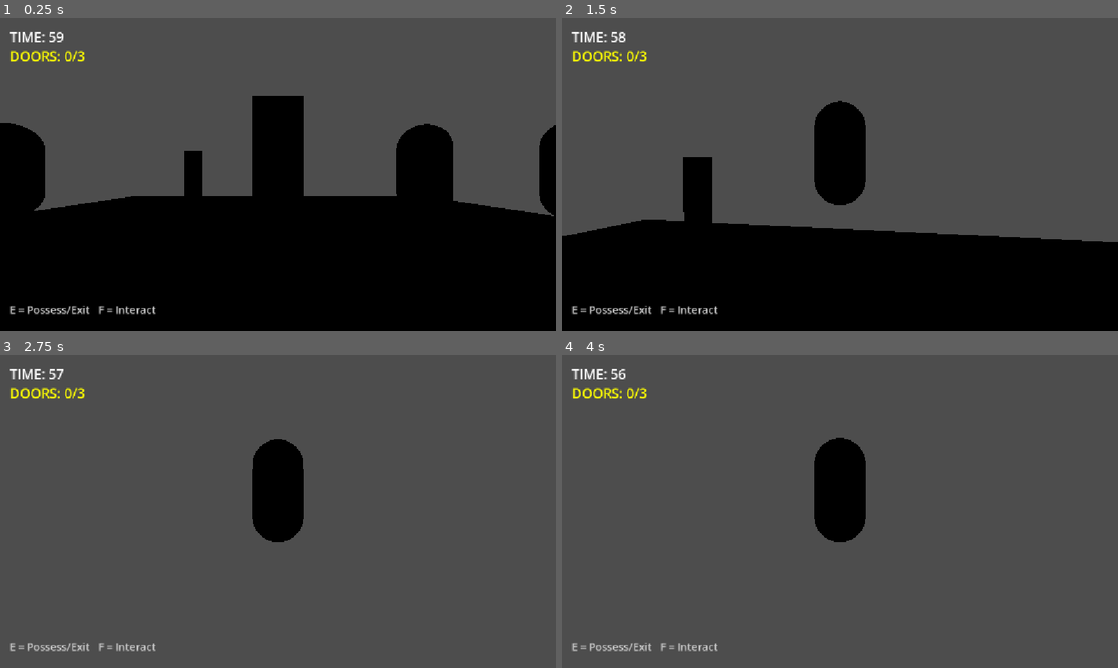
Above: before the commit, frames 1-4 (two rows, left to right).
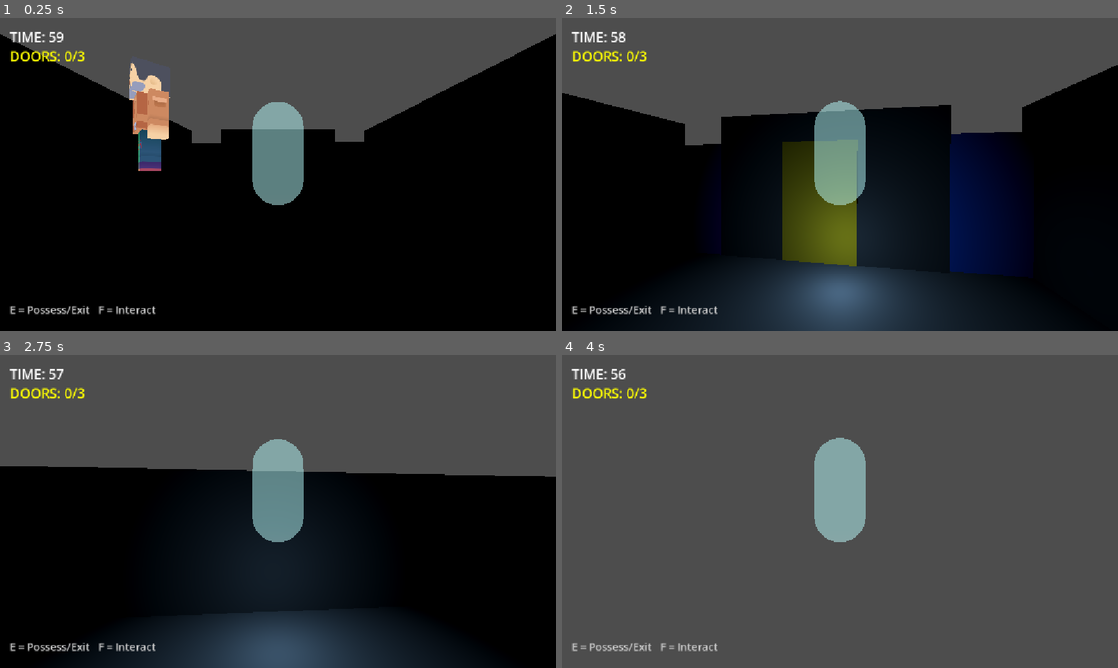
Above: after the commit, the same moments.

Repository: GhostShiftDev/ghost-shift
Game: Godot game, scene res://main.tscn
Two runs of this game, one before a commit and one after it. Both use one fixed random seed, a clock stepped at 60 frames per second and the inputs below.
Inputs (mouse positions are in pixels of both pictures, inside the frame that each line leads up to):
- Up to frame 1 (0.25 s): no input
- Up to frame 2 (1.5 s): tap Enter (ui_accept) at 0.5, 0.77 s; move the mouse to (867, 174) at 0.52 s; hold W (move_forward) from 0.53 s (still down); tap F at 0.6, 1.35 s; move the mouse to (812, 174) at 1.27 s
- Up to frame 3 (2.75 s): keep holding W (move_forward); tap Enter (ui_accept) at 1.52 s; move the mouse to (289, 505) at 2.02 s; tap E at 2.1 s; tap F at 2.3 s
- Up to frame 4 (4 s): keep holding W (move_forward); move the mouse to (834, 517) at 2.77 s; tap F at 2.85, 3.6 s; tap Enter (ui_accept) at 3.02, 3.77 s; move the mouse to (878, 514) at 3.52 s

The runs differ from the first frame. In frame 1, 29% of the frame differs, in the area x 0-100%, y 5-64%; in frame 2, 53%; in frame 3, 63%, in the area x 0-100%, y 26-100%; in frame 4, 2.7%.

Commit message:
progress save before bug fixes

Diff:
--- a/ghost-shift/door.gd
+++ b/ghost-shift/door.gd
@@ -2,65 +2,70 @@
 
 @export var required_role: String = "guard"
 var is_open = false
-var is_playing_feedback = false
+var is_animating = false
 
 @onready var mesh = $MeshInstance3D
 @onready var wrong_label = $WrongLabel
 
 func _ready():
-	# Make sure wrong label starts hidden
 	wrong_label.visible = false
+	wrong_label.no_depth_test = true
+	_apply_door_color()
+
+func _apply_door_color():
+	var mat = StandardMaterial3D.new()
+	match required_role:
+		"guard":     mat.albedo_color = Color(0.2, 0.4, 1.0)
+		"janitor":   mat.albedo_color = Color(1.0, 0.8, 0.1)
+		"executive": mat.albedo_color = Color(0.5, 0.1, 0.8)
+	mesh.set_surface_override_material(0, mat)
 
 func try_open(role: String):
-	if is_open:
+	if is_open or is_animating:
 		return
-	if is_playing_feedback:
-		return
-
 	if role == required_role:
 		_open_door()
 	else:
-		_wrong_role_feedback()
+		_wrong_feedback()
 
 func _open_door():
 	is_open = true
-	# Flash green briefly then slide door up
+	is_animating = true
 	var mat = StandardMaterial3D.new()
 	mat.albedo_color = Color(0.0, 1.0, 0.3)
 	mesh.set_surface_override_material(0, mat)
-
 	var tween = create_tween()
-	tween.tween_property(self, "position:y", position.y + 4.0, 0.6)
-
-	# Tell the HUD
+	tween.tween_property(self, "position:y", position.y + 4.0, 0.5)
+	tween.tween_callback(func(): is_animating = false)
 	var hud = get_tree().get_first_node_in_group("hud")
 	if hud:
 		hud.door_opened()
 
-func _wrong_role_feedback():
-	is_playing_feedback = true
-
+func _wrong_feedback():
+	is_animating = true
+	var start_x = position.x
 	# Flash red
-	var original_mat = StandardMaterial3D.new()
-	original_mat.albedo_color = Color(0.8, 0.8, 0.8)
-
 	var red_mat = StandardMaterial3D.new()
 	red_mat.albedo_color = Color(1.0, 0.0, 0.0)
+	mesh.set_surface_override_material(0, red_mat)
+	# Show floating label above the door
+	wrong_label.visible = true
+	# Shake
+	var tween = create_tween()
+	tween.tween_property(self, "position:x", start_x + 0.15, 0.05)
+	tween.tween_property(self, "position:x", start_x - 0.15, 0.05)
+	tween.tween_property(self, "position:x", start_x + 0.10, 0.05)
+	tween.tween_property(self, "position:x", start_x, 0.05)
+	tween.tween_callback(func():
+		_apply_door_color()
+		wrong_label.visible = false
+		is_animating = false
+	)
 
-	mesh.set_surface_override_material(0, red_mat)
+func _on_interact_zone_body_entered(body):
+	if body.has_method("set_nearby_door"):
+		body.set_nearby_door(self)
 
-	# Show "WRONG ROLE!" label above door
-	wrong_label.visible = true
-
-	# Shake door left/right for comedic effect
-	var shake_tween = create_tween()
-	shake_tween.tween_property(self, "position:x", position.x + 0.15, 0.05)
-	shake_tween.tween_property(self, "position:x", position.x - 0.15, 0.05)
-	shake_tween.tween_property(self, "position:x", position.x + 0.15, 0.05)
-	shake_tween.tween_property(self, "position:x", position.x, 0.05)
-
-	# Reset after 0.8 seconds
-	await get_tree().create_timer(0.8).timeout
-	mesh.set_surface_override_material(0, original_mat)
-	wrong_label.visible = false
-	is_playing_feedback = false
+func _on_interact_zone_body_exited(body):
+	if body.has_method("set_nearby_door"):
+		body.set_nearby_door(null)
--- a/ghost-shift/door.tscn
+++ b/ghost-shift/door.tscn
@@ -16,17 +16,18 @@
 shape = SubResource("BoxShape3D_1vivr")
 
 [node name="MeshInstance3D" type="MeshInstance3D" parent="." unique_id=485830766]
-transform = Transform3D(1, 0, 0, 0, 3, 0, 0, 0, 0.2, 0, 0, 0)
+transform = Transform3D(2, 0, 0, 0, 3.5, 0, 0, 0, 0.3, 0, 0, 0)
 mesh = SubResource("BoxMesh_1vivr")
 
 [node name="InteractZone" type="Area3D" parent="." unique_id=239238589]
+transform = Transform3D(2, 0, 0, 0, 2, 0, 0, 0, 2, 0, 0, 0)
 
 [node name="CollisionShape3D" type="CollisionShape3D" parent="InteractZone" unique_id=1376499533]
-transform = Transform3D(2, 0, 0, 0, 3, 0, 0, 0, 2, 0, 0, 0)
+transform = Transform3D(2, 0, 0, 0, 3.5, 0, 0, 0, 0.3, 0, 0, 0)
 shape = SubResource("BoxShape3D_8vrlf")
 
 [node name="WrongLabel" type="Label3D" parent="." unique_id=1204371103]
-transform = Transform3D(1, 0, 0, 0, 1, 0, 0, 0, 1, 0, 2, 0)
+transform = Transform3D(1, 0, 0, 0, 1, 0, 0, 0, 1, 0, 4, 0)
 visible = false
 billboard = 1
 modulate = Color(0.99971837, 0.1257016, 0.08741238, 1)
--- a/ghost-shift/game_manager.gd
+++ b/ghost-shift/game_manager.gd
@@ -1,27 +1,25 @@
 extends Node
 
-# All available roles — one per door you have in the level
 var all_roles = ["guard", "janitor", "executive"]
 
 func _ready():
-	# Wait one frame so all NPCs are fully initialized
+	# Wait 2 frames — instanced scenes need extra time to call their own _ready
+	await get_tree().process_frame
 	await get_tree().process_frame
 	_assign_random_roles()
 
 func _assign_random_roles():
-	# Get every NPC in the scene
 	var npcs = get_tree().get_nodes_in_group("npc")
+	print("GameManager found ", npcs.size(), " NPCs")
 
 	if npcs.size() == 0:
-		print("GameManager: no NPCs found — did you add them to the 'npc' group?")
+		print("ERROR: No NPCs found in group 'npc' — check npc.gd has add_to_group('npc') in _ready()")
 		return
 
-	# Shuffle roles so they are different every round
 	var roles = all_roles.duplicate()
 	roles.shuffle()
 
-	# Assign one role per NPC — cycle through roles if more NPCs than roles
 	for i in range(npcs.size()):
-		var role = roles[i % roles.size()]
-		npcs[i].set_role(role)
-		print("GameManager: assigned '", role, "' to ", npcs[i].name)
+		var assigned = roles[i % roles.size()]
+		npcs[i].set_role(assigned)
+		print("Assigned role '", assigned, "' to ", npcs[i].name)
--- a/ghost-shift/main.tscn
+++ b/ghost-shift/main.tscn
@@ -12,21 +12,55 @@
 
 [sub_resource type="CapsuleShape3D" id="CapsuleShape3D_1vivr"]
 
+[sub_resource type="StandardMaterial3D" id="StandardMaterial3D_lquwl"]
+transparency = 1
+albedo_color = Color(0.6651851, 0.85430586, 1, 0.5)
+emission_enabled = true
+emission = Color(0.48452926, 0.735357, 1, 1)
+emission_energy_multiplier = 1.5
+
 [sub_resource type="CapsuleMesh" id="CapsuleMesh_1vivr"]
 
 [sub_resource type="SphereShape3D" id="SphereShape3D_8vrlf"]
 radius = 3.0
+
+[sub_resource type="StandardMaterial3D" id="StandardMaterial3D_1vivr"]
+albedo_color = Color(0.28485027, 0.28485027, 0.28485027, 1)
+
+[sub_resource type="StandardMaterial3D" id="StandardMaterial3D_8vrlf"]
+albedo_color = Color(0.28485027, 0.28485027, 0.28485027, 1)
+
+[sub_resource type="StandardMaterial3D" id="StandardMaterial3D_v5gy4"]
+albedo_color = Color(0.28485027, 0.28485027, 0.28485027, 1)
+
+[sub_resource type="StandardMaterial3D" id="StandardMaterial3D_qbdty"]
+albedo_color = Color(0.28485027, 0.28485027, 0.28485027, 1)
+
+[sub_resource type="StandardMaterial3D" id="StandardMaterial3D_auskg"]
+albedo_color = Color(0.28485027, 0.28485027, 0.28485027, 1)
+
+[sub_resource type="StandardMaterial3D" id="StandardMaterial3D_d2pp6"]
+albedo_color = Color(0.28485027, 0.28485027, 0.28485027, 1)
+
+[sub_resource type="StandardMaterial3D" id="StandardMaterial3D_u7cuq"]
+albedo_color = Color(0.28485027, 0.28485027, 0.28485027, 1)
+
+[sub_resource type="StandardMaterial3D" id="StandardMaterial3D_o5tgd"]
+albedo_color = Color(0.28485027, 0.28485027, 0.28485027, 1)
+
+[sub_resource type="StandardMaterial3D" id="StandardMaterial3D_0sxyj"]
+albedo_color = Color(0.28485027, 0.28485027, 0.28485027, 1)
 
 [node name="Main" type="Node3D" unique_id=1595106567]
 
 [node name="Ground" type="StaticBody3D" parent="." unique_id=1357487938]
 
 [node name="CollisionShape3D" type="CollisionShape3D" parent="Ground" unique_id=1089324274]
-transform = Transform3D(20, 0, 0, 0, 0.2, 0, 0, 0, 20, 0, 0, 0)
+transform = Transform3D(30, 0, 0, 0, 0.2, 0, 0, 0, 30, 0, 0, 0)
 shape = SubResource("BoxShape3D_1vivr")
 
 [node name="MeshInstance3D" type="MeshInstance3D" parent="Ground" unique_id=1662918362]
-transform = Transform3D(20, 0, 0, 0, 0.2, 0, 0, 0, 20, 0, 0, 0)
+transform = Transform3D(30, 0, 0, 0, 0.2, 0, 0, 0, 30, 0, 0, 0)
 mesh = SubResource("BoxMesh_8vrlf")
 
 [node name="Ghost" type="CharacterBody3D" parent="." unique_id=2085547428]
@@ -38,7 +72,8 @@
 
 [node name="MeshInstance3D" type="MeshInstance3D" parent="Ghost" unique_id=1713204071]
 transform = Transform3D(1, 0, 0, 0, 1, 0, 0, 0, 1, 0, 2, 0)
-transparency = 0.5
+material_override = SubResource("StandardMaterial3D_lquwl")
+transparency = 0.6
 mesh = SubResource("CapsuleMesh_1vivr")
 
 [node name="CameraPivot" type="Node3D" parent="Ghost" unique_id=548949886]
@@ -52,24 +87,28 @@
 [node name="CollisionShape3D" type="CollisionShape3D" parent="Ghost/DetectionZone" unique_id=1491088401]
 shape = SubResource("SphereShape3D_8vrlf")
 
+[node name="OmniLight3D" type="OmniLight3D" parent="Ghost" unique_id=1488629115]
+light_color = Color(0.58383155, 0.7977378, 1, 1)
+light_energy = 0.5
+
 [node name="NPC" parent="." unique_id=239882 groups=["npc"] instance=ExtResource("2_0xm2m")]
-transform = Transform3D(1, 0, 0, 0, 1, 0, 0, 0, 1, 3, 2, 0)
+transform = Transform3D(1, 0, 0, 0, 1, 0, 0, 0, 1, 8.967794, 2, 0)
 
 [node name="NPC2" parent="." unique_id=220140542 groups=["npc"] instance=ExtResource("2_0xm2m")]
-transform = Transform3D(1, 0, 0, 0, 1, 0, 0, 0, 1, 6, 2, 0)
+transform = Transform3D(1, 0, 0, 0, 1, 0, 0, 0, 1, -10.421371, 2, 0)
 
 [node name="NPC3" parent="." unique_id=1775672518 groups=["npc"] instance=ExtResource("2_0xm2m")]
-transform = Transform3D(1, 0, 0, 0, 1, 0, 0, 0, 1, -6, 2, 0)
+transform = Transform3D(1, 0, 0, 0, 1, 0, 0, 0, 1, -3.0574474, 2, 0)
 
 [node name="Door" parent="." unique_id=246265030 instance=ExtResource("3_1bvp3")]
-transform = Transform3D(1, 0, 0, 0, 1, 0, 0, 0, 1, 0, 1.6, 0)
+transform = Transform3D(1, 0, 0, 0, 1, 0, 0, 0, 1, 3.8707242, 1.6, -6.9909363)
 
 [node name="Door2" parent="." unique_id=1849659637 instance=ExtResource("3_1bvp3")]
-transform = Transform3D(1, 0, 0, 0, 1, 0, 0, 0, 1, 3, 1.5, 5)
+transform = Transform3D(1, 0, 0, 0, 1, 0, 0, 0, 1, -0.14880693, 1.5, -6.8891454)
 required_role = "janitor"
 
 [node name="Door3" parent="." unique_id=1704223159 instance=ExtResource("3_1bvp3")]
-transform = Transform3D(1, 0, 0, 0, 1, 0, 0, 0, 1, -5, 1.5, -8)
+transform = Transform3D(1, 0, 0, 0, 1, 0, 0, 0, 1, -3.8408349, 1.5, -6.9382586)
 required_role = "executive"
 
 [node name="HUD" parent="." unique_id=1392846226 instance=ExtResource("4_lquwl")]
@@ -77,5 +116,43 @@
 [node name="GameManager" type="Node3D" parent="." unique_id=245734023]
 script = ExtResource("5_lquwl")
 
+[node name="Level" type="Node3D" parent="." unique_id=2050722694]
+
+[node name="WallNorth" type="CSGBox3D" parent="Level" unique_id=1371448052]
+transform = Transform3D(30, 0, 0, 0, 4, 0, 0, 0, 0.5, 0, 2, -15)
+material = SubResource("StandardMaterial3D_1vivr")
+
+[node name="WallSouth" type="CSGBox3D" parent="Level" unique_id=1345668768]
+transform = Transform3D(30, 0, 0, 0, 4, 0, 0, 0, 0.5, 0, 2, 15)
+material = SubResource("StandardMaterial3D_8vrlf")
+
+[node name="WallWest" type="CSGBox3D" parent="Level" unique_id=1510224847]
+transform = Transform3D(0.5, 0, 0, 0, 4, 0, 0, 0, 30, -15, 2, 0)
+material = SubResource("StandardMaterial3D_v5gy4")
+
+[node name="WallEast" type="CSGBox3D" parent="Level" unique_id=206800527]
+transform = Transform3D(0.5, 0, 0, 0, 4, 0, 0, 0, 30, 15, 2, 0)
+material = SubResource("StandardMaterial3D_qbdty")
+
+[node name="DividerLeft" type="CSGBox3D" parent="Level" unique_id=1081808441]
+transform = Transform3D(0.5, 0, 0, 0, 4, 0, 0, 0, 20, -5, 2, 2.723093)
+material = SubResource("StandardMaterial3D_auskg")
+
+[node name="DividerRight" type="CSGBox3D" parent="Level" unique_id=566550895]
+transform = Transform3D(0.5, 0, 0, 0, 4, 0, 0, 0, 20, 5, 2, 2.7649515)
+material = SubResource("StandardMaterial3D_d2pp6")
+
+[node name="RoomWallLeft" type="CSGBox3D" parent="Level" unique_id=933483590]
+transform = Transform3D(10, 0, 0, 0, 4, 0, 0, 0, 0.5, -10, 2, -7)
+material = SubResource("StandardMaterial3D_u7cuq")
+
+[node name="RoomWallRight" type="CSGBox3D" parent="Level" unique_id=1340746823]
+transform = Transform3D(10, 0, 0, 0, 4, 0, 0, 0, 0.5, 10, 2, -7)
+material = SubResource("StandardMaterial3D_o5tgd")
+
+[node name="RoomWallCenter" type="CSGBox3D" parent="Level" unique_id=815322222]
+transform = Transform3D(6, 0, 0, 0, 4, 0, 0, 0, 0.5, 0, 2, -7)
+material = SubResource("StandardMaterial3D_0sxyj")
+
 [connection signal="body_entered" from="Ghost/DetectionZone" to="Ghost" method="_on_detection_zone_body_entered"]
 [connection signal="body_exited" from="Ghost/DetectionZone" to="Ghost" method="_on_detection_zone_body_exited"]
--- a/ghost-shift/npc.gd
+++ b/ghost-shift/npc.gd
@@ -5,7 +5,8 @@
 const MOUSE_SENSITIVITY = 0.003
 const PATROL_SPEED = 1.8
 const PATROL_WAIT_TIME = 2.0
-const PATROL_RANGE = 6.0
+const PATROL_RANGE = 5.0
+const RAGDOLL_RESET_TIME = 3.0
 
 var gravity = ProjectSettings.get_setting("physics/3d/default_gravity")
 
@@ -15,50 +16,84 @@
 var ragdoll_velocity = Vector3.ZERO
 var ragdoll_timer = 0.0
 
-# Role — set by GameManager at start
-var role: String = "guard"
-
-# Patrol state
+@export var role: String = "guard"
+
 var patrol_target: Vector3 = Vector3.ZERO
 var patrol_wait_timer: float = 0.0
 var is_waiting: bool = false
 var patrol_origin: Vector3 = Vector3.ZERO
-
-# Nearby door for interaction
 var nearby_door = null
+var character_mesh: MeshInstance3D = null
 
 @onready var camera_pivot = $CameraPivot
 @onready var camera = $CameraPivot/Camera3D
-@onready var mesh = $MeshInstance3D
 @onready var role_label = $RoleLabel
 
 func _ready():
 	camera.current = false
 	role_label.visible = false
-	# Remember where we started for patrol range
+	add_to_group("npc")
 	patrol_origin = global_position
-	# Pick first patrol target immediately
 	_pick_new_patrol_target()
+	await get_tree().process_frame
+	character_mesh = _find_mesh(self)
+	_apply_role_visuals()
+
+func _find_mesh(node: Node) -> MeshInstance3D:
+	for child in node.get_children():
+		if child is MeshInstance3D:
+			return child
+		var found = _find_mesh(child)
+		if found:
+			return found
+	return null
 
 func set_role(new_role: String):
 	role = new_role
+	await get_tree().process_frame
+	character_mesh = _find_mesh(self)
+	_apply_role_visuals()
+
+func _apply_role_visuals():
 	role_label.text = role.to_upper()
-	# Color-code the NPC mesh by role so they look different
-	var mat = StandardMaterial3D.new()
+	# Role color for label
+	var role_color: Color
 	match role:
 		"guard":
-			mat.albedo_color = Color(0.2, 0.4, 1.0)    # Blue
+			role_color = Color(0.3, 0.5, 1.0)
 		"janitor":
-			mat.albedo_color = Color(1.0, 0.8, 0.1)    # Yellow
+			role_color = Color(1.0, 0.85, 0.1)
 		"executive":
-			mat.albedo_color = Color(0.5, 0.1, 0.8)    # Purple
-	mesh.set_surface_override_material(0, mat)
+			role_color = Color(0.7, 0.2, 1.0)
+		_:
+			role_color = Color(1.0, 1.0, 1.0)
+	role_label.modulate = role_color
+	# Apply a subtle color tint to the mesh while keeping Kenney texture
+	if character_mesh:
+		var mat = character_mesh.get_active_material(0)
+		if mat == null:
+			mat = StandardMaterial3D.new()
+		else:
+			# Duplicate so we don't modify the shared resource
+			mat = mat.duplicate()
+		if mat is StandardMaterial3D:
+			# Subtle tint — not full color override, keeps the texture visible
+			mat.albedo_color = Color(
+				role_color.r * 0.6 + 0.4,
+				role_color.g * 0.6 + 0.4,
+				role_color.b * 0.6 + 0.4,
+				1.0
+			)
+		character_mesh.set_surface_override_material(0, mat)
 
 func _pick_new_patrol_target():
-	# Random point within PATROL_RANGE of starting position
 	var rand_x = randf_range(-PATROL_RANGE, PATROL_RANGE)
 	var rand_z = randf_range(-PATROL_RANGE, PATROL_RANGE)
-	patrol_target = patrol_origin + Vector3(rand_x, 0, rand_z)
+	patrol_target = Vector3(
+		clamp(patrol_origin.x + rand_x, -8.0, 8.0),
+		patrol_origin.y,
+		clamp(patrol_origin.z + rand_z, -8.0, 8.0)
+	)
 	is_waiting = false
 
 func possess(ghost):
@@ -67,8 +102,9 @@
 	ragdoll_timer = 0.0
 	controlling_ghost = ghost
 	camera.current = true
-	mesh.rotation.z = 0.0
-	mesh.rotation.x = 0.0
+	if character_mesh:
+		character_mesh.rotation.z = 0.0
+		character_mesh.rotation.x = 0.0
 	role_label.visible = true
 	Input.set_mouse_mode(Input.MOUSE_MODE_CAPTURED)
 
@@ -85,8 +121,18 @@
 	var rand_x = randf_range(-6.0, 6.0)
 	var rand_z = randf_range(-6.0, 6.0)
 	ragdoll_velocity = Vector3(rand_x, 3.0, rand_z)
-	var tween = create_tween()
-	tween.tween_property(mesh, "rotation:z", deg_to_rad(90), 0.3)
+	if character_mesh:
+		var tween = create_tween()
+		tween.tween_property(character_mesh, "rotation:z", deg_to_rad(90), 0.3)
+
+func _stand_back_up():
+	is_ragdoll = false
+	ragdoll_velocity = Vector3.ZERO
+	if character_mesh:
+		var tween = create_tween()
+		tween.tween_property(character_mesh, "rotation:z", 0.0, 0.3)
+		tween.tween_property(character_mesh, "rotation:x", 0.0, 0.3)
+	_pick_new_patrol_target()
 
 func _unhandled_input(event):
 	if not is_possessed:
@@ -114,27 +160,23 @@
 			ragdoll_velocity.y = 0.0
 			ragdoll_velocity.x = move_toward(ragdoll_velocity.x, 0.0, 2.5 * delta)
 			ragdoll_velocity.z = move_toward(ragdoll_velocity.z, 0.0, 2.5 * delta)
-			if ragdoll_timer < 0.1:
-				var tween = create_tween()
-				tween.tween_property(mesh, "rotation:z", deg_to_rad(90), 0.2)
 		velocity = ragdoll_velocity
 		move_and_slide()
+		if ragdoll_timer >= RAGDOLL_RESET_TIME:
+			_stand_back_up()
 		return
 
 	if is_possessed:
 		_possessed_movement(delta)
 		return
 
-	# --- PATROL (not possessed, not ragdolling) ---
 	_patrol_movement(delta)
 
 func _patrol_movement(delta):
-	# Apply gravity
 	if not is_on_floor():
 		velocity.y -= gravity * delta
 	else:
 		velocity.y = 0.0
-
 	if is_waiting:
 		patrol_wait_timer -= delta
 		velocity.x = move_toward(velocity.x, 0.0, PATROL_SPEED)
@@ -145,42 +187,32 @@
 		var target_flat = Vector3(patrol_target.x, global_position.y, patrol_target.z)
 		var dir = (target_flat - global_position)
 		var dist = dir.length()
-
 		if dist < 0.5:
-			# Reached target — wait before picking next
 			is_waiting = true
 			patrol_wait_timer = PATROL_WAIT_TIME
 		else:
 			dir = dir.normalized()
 			velocity.x = dir.x * PATROL_SPEED
 			velocity.z = dir.z * PATROL_SPEED
-			# Face direction of movement smoothly
-			var look_target = global_position + Vector3(dir.x, 0, dir.z)
+			var look_target = global_position + Vector3(dir.x, 0.0, dir.z)
 			look_at(look_target, Vector3.UP)
-
 	move_and_slide()
 
 func _possessed_movement(delta):
 	if not is_on_floor():
 		velocity.y -= gravity * delta
-
 	if Input.is_action_just_pressed("ui_accept") and is_on_floor():
 		velocity.y = JUMP_VELOCITY
-
 	var input_dir = Input.get_vector(
 		"move_left", "move_right", "move_forward", "move_back"
 	)
-	var direction = (
-		transform.basis * Vector3(input_dir.x, 0, input_dir.y)
-	).normalized()
-
+	var direction = (transform.basis * Vector3(input_dir.x, 0, input_dir.y)).normalized()
 	if direction:
 		velocity.x = direction.x * SPEED
 		velocity.z = direction.z * SPEED
 	else:
 		velocity.x = move_toward(velocity.x, 0, SPEED)
 		velocity.z = move_toward(velocity.z, 0, SPEED)
-
 	move_and_slide()
 
 func set_nearby_door(door):
--- a/ghost-shift/npc.tscn
+++ b/ghost-shift/npc.tscn
@@ -1,14 +1,9 @@
 [gd_scene format=3 uid="uid://dsogayerus54n"]
 
 [ext_resource type="Script" uid="uid://df4j61gbwyf62" path="res://npc.gd" id="1_ideak"]
+[ext_resource type="PackedScene" uid="uid://drnbnb2hlebyw" path="res://models/character-a.glb" id="2_xxcha"]
 
 [sub_resource type="SphereShape3D" id="SphereShape3D_0xm2m"]
-
-[sub_resource type="StandardMaterial3D" id="StandardMaterial3D_8vrlf"]
-albedo_color = Color(0.9779597, 0.23721546, 0, 1)
-
-[sub_resource type="CapsuleMesh" id="CapsuleMesh_1vivr"]
-material = SubResource("StandardMaterial3D_8vrlf")
 
 [sub_resource type="SphereShape3D" id="SphereShape3D_1vivr"]
 radius = 1.5
@@ -19,14 +14,11 @@
 [node name="CollisionShape3D" type="CollisionShape3D" parent="." unique_id=482949689]
 shape = SubResource("SphereShape3D_0xm2m")
 
-[node name="MeshInstance3D" type="MeshInstance3D" parent="." unique_id=1124801591]
-mesh = SubResource("CapsuleMesh_1vivr")
-
 [node name="CameraPivot" type="Node3D" parent="." unique_id=123042010]
 transform = Transform3D(1, 0, 0, 0, 1, 0, 0, 0, 1, 0, 1.6, 0)
 
 [node name="Camera3D" type="Camera3D" parent="CameraPivot" unique_id=1632328476]
-transform = Transform3D(1, 0, 0, 0, 1, 0, 0, 0, 1, 0, 0, 4)
+transform = Transform3D(1, 0, 0, 0, 1, 0, 0, 0, 1, 0, 0, -4)
 
 [node name="PossessZone" type="Area3D" parent="." unique_id=786924571]
 
@@ -39,5 +31,8 @@
 text = "GUARD"
 font_size = 64
 
+[node name="character-a2" parent="." unique_id=111784413 instance=ExtResource("2_xxcha")]
+transform = Transform3D(0.8, 0, 0, 0, 0.8, 0, 0, 0, 0.8, 0, 0, 0)
+
 [connection signal="body_entered" from="PossessZone" to="." method="_on_possess_zone_body_entered"]
 [connection signal="body_exited" from="PossessZone" to="." method="_on_possess_zone_body_exited"]
Binary file added: ghost-shift/models/Textures/texture-a.png
Not shown, added: ghost-shift/models/Textures/texture-a.png.import
Binary file added: ghost-shift/models/Textures/texture-b.png
Not shown, added: ghost-shift/models/Textures/texture-b.png.import
Binary file added: ghost-shift/models/Textures/texture-c.png
Not shown, added: ghost-shift/models/Textures/texture-c.png.import
Binary file added: ghost-shift/models/Textures/texture-d.png
Not shown, added: ghost-shift/models/Textures/texture-d.png.import
Binary file added: ghost-shift/models/Textures/texture-e.png
Not shown, added: ghost-shift/models/Textures/texture-e.png.import
Binary file added: ghost-shift/models/Textures/texture-f.png
Not shown, added: ghost-shift/models/Textures/texture-f.png.import
(and 60 more such lines)
